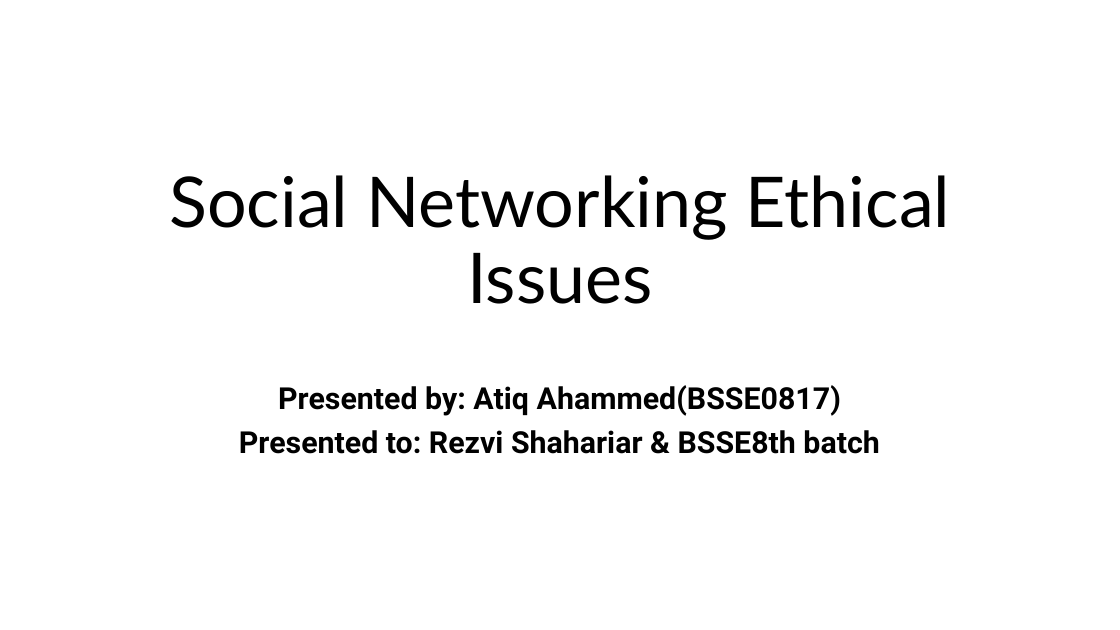
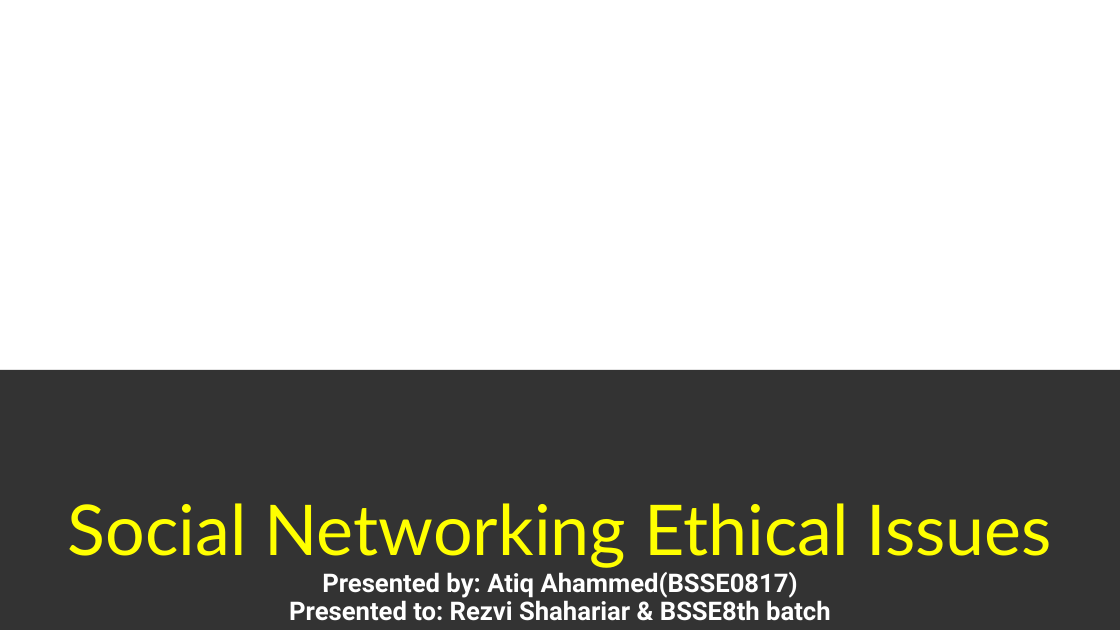
Before and after one commit to atiqahammed/6th-semester, a slide deck: slide 1 of 603-ET/social networking ethical issues.pptx. Drawn at 1120x630 pixels with LibreOffice and Linux fonts; fonts in the diff are those of the drawing; background and template pictures are left out. Boxes give left, top, right and bottom in pixels: in the first picture for what was removed or moved away, otherwise in the second. Text is boxed around its words. In the diff, an @@ line names an element or a change of style, - is before the commit and + after.

Commit message:
updating slide

```diff
--- a/603-ET/social networking ethical issues.pptx
+++ b/603-ET/social networking ethical issues.pptx
@@ title removed at bbox=[169, 175, 951, 304] @@
-Social Networking Ethical Issues
@@ title "Social Networking Ethical Issues Presented ...": place and size @@
-title "Social Networking Ethical Issues Presented ..." at bbox=[239, 385, 879, 454]
+title "Social Networking Ethical Issues Presented ..." at bbox=[0, 370, 1120, 630]
@@ title "Social Networking Ethical Issues Presented ..." at bbox=[0, 370, 1120, 630]: vertical alignment top to bottom; fill none to #0D0D0D at 84% opacity @@
@@ title at bbox=[68, 503, 1052, 621]: text changed; size 26 to 22 pt; text colour #000000 to #FFFFFF @@
-Presented by: Atiq Ahammed(BSSE0817)
-Presented to: Rezvi Shahariar & BSSE8th batch
+Social Networking Ethical Issues
+Presented by: Atiq Ahammed(BSSE0817)
+Presented to: Rezvi Shahariar & BSSE8th batch
```
Also in this commit, not shown: 1 other slide changed, 2 slides added, 1 slide removed, 10 other files.
